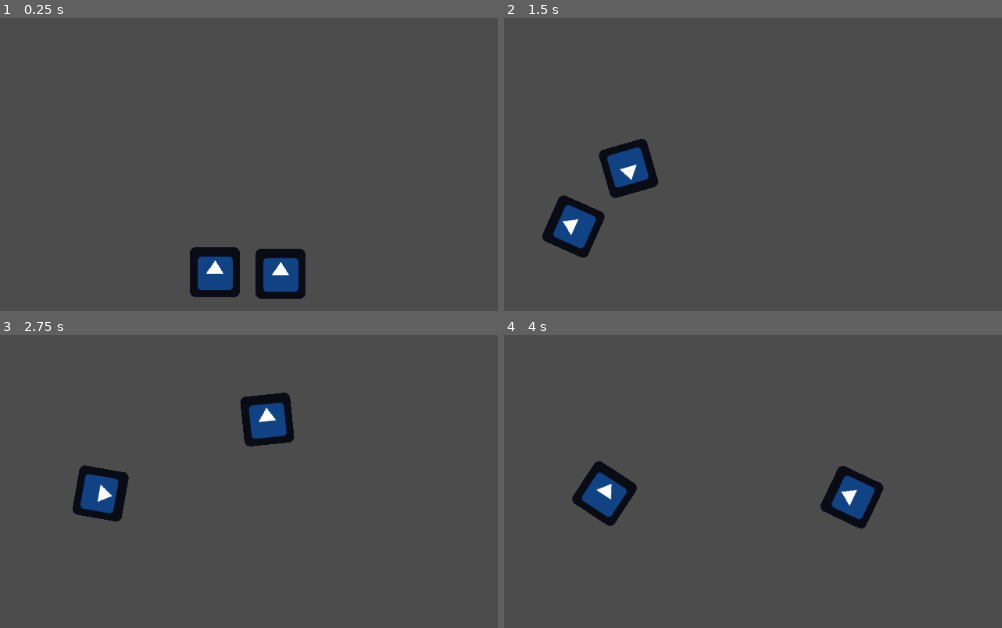
Above: before the commit, frames 1-4 (two rows, left to right).
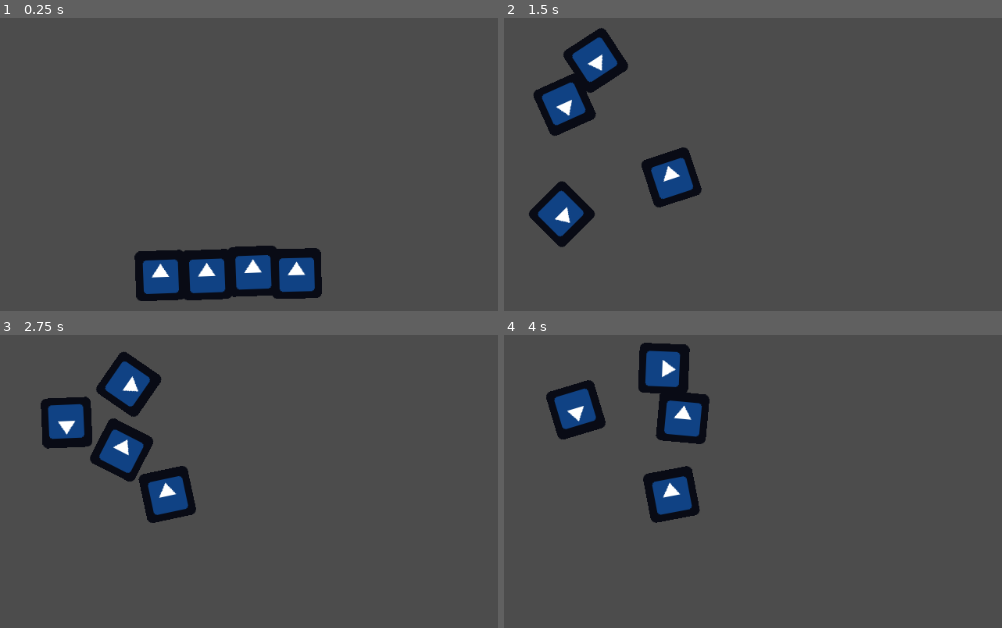
Above: after the commit, the same moments.

Repository: njj-abs/godot-merge-tile
Game: Godot game, scene res://physics/Node.tscn
Two runs of this game, one before a commit and one after it. Both use one fixed random seed, a clock stepped at 60 frames per second and the inputs below. This scene is started directly instead of the project's main scene. The engine's default icon, where the game draws it, is replaced by a stand-in: a white triangle on a blue panel in a dark square.
Inputs (mouse positions are in pixels of both pictures, inside the frame that each line leads up to):
- Up to frame 1 (0.25 s): no input
- Up to frame 2 (1.5 s): drag from (782, 272) to (608, 170) at 0.52 s; drag from (553, 258) to (608, 170) at 1.27 s
- Up to frame 3 (2.75 s): move the mouse to (423, 417) at 2.02 s; click (423, 417) at 2.17 s
- Up to frame 4 (4 s): drag from (807, 613) to (608, 449) at 2.77 s; move the mouse to (outside the picture) at 3.52 s; click (outside the picture) at 3.67 s

The runs differ from the first frame. In frame 1, 4.7% of the frame differs, in the area x 26-65%, y 77-97%; in frame 2, 8.4%; in frame 3, 10%; in frame 4, 10%, in the area x 8-77%, y 2-67%.

Commit message:
Generate a two tile in physics.

Diff:
--- a/physics/Node2D.gd
+++ b/physics/Node2D.gd
@@ -4,7 +4,15 @@
 
 # Called when the node enters the scene tree for the first time.
 func _ready():
-	pass
+	var instance = tile_scene.instance()
+#
+	instance.position = Vector2(340, 393)
+#
+	add_child(instance)
+	var instance1 = tile_scene.instance()
+	instance1.position = Vector2(345, 393)
+#
+	add_child(instance1)
 
 
 # Called every frame. 'delta' is the elapsed time since the previous frame.
